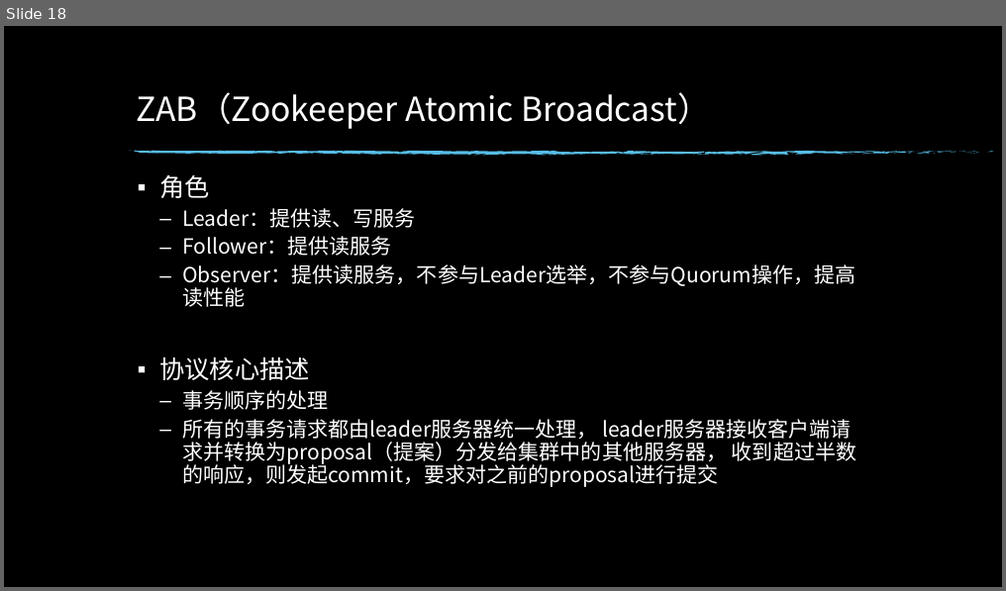
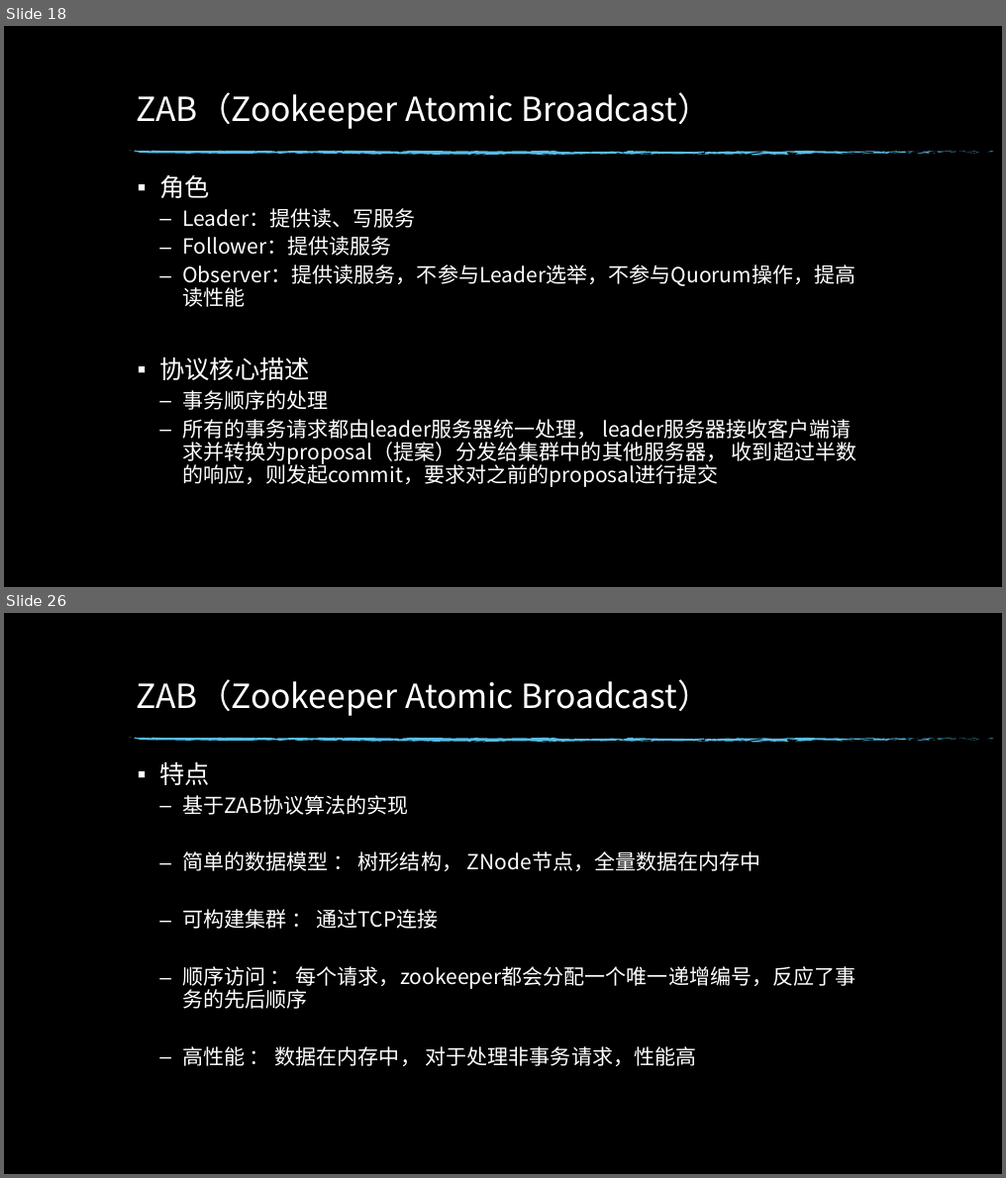
Before and after one commit to edwin1215/edwin, a slide deck: 分布式一致性原理.pptx. Shown one above the other, each under a label of ours: slide 18 before the commit, slides 18 and 26 after it; the slides between them are not shown. The pictures are 1006x591 and 1006x1178 pixels, drawn with LibreOffice and Linux fonts; fonts in the diff are those of the drawing; background and template pictures are left out. Boxes give left, top, right and bottom in pixels: in the first picture for what was removed or moved away, otherwise in the second. Text is boxed around its words. In the diff, an @@ line names an element or a change of style, - is before the commit and + after.

```diff
--- a/分布式一致性原理.pptx
+++ b/分布式一致性原理.pptx
@@ slide 26 added at <box>4,613,1002,1174</box>, background picture (left out); not listed: 74 template elements that a slide beside it also shows @@
@@ title added at <box>136,679,712,716</box>, 32 pt, text #FFFFFF @@
+ZAB（Zookeeper Atomic Broadcast）
@@ text added at <box>159,761,856,1066</box>, 20 pt, text #FFFFFF @@
+▪ 特点
+  – 基于ZAB协议算法的实现
+  – 简单的数据模型 ： 树形结构， ZNode节点，全量数据在内存中
+  – 可构建集群 ： 通过TCP连接
+  – 顺序访问 ： 每个请求，zookeeper都会分配一个唯一递增编号，反应了事务的先后顺序
+  – 高性能 ： 数据在内存中， 对于处理非事务请求，性能高
```
Also in this commit, not shown: 5 slides changed, 7 other slides added.
